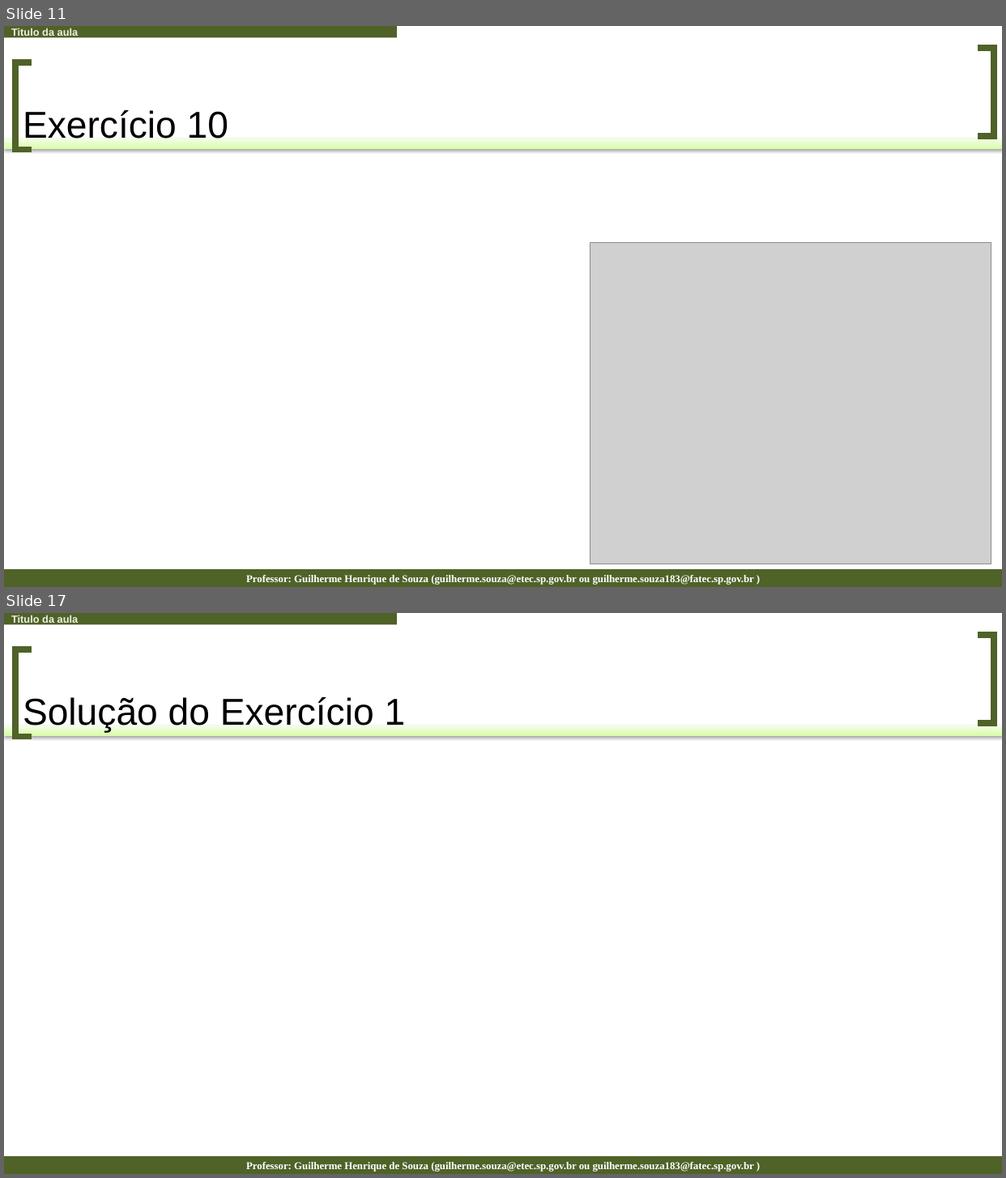
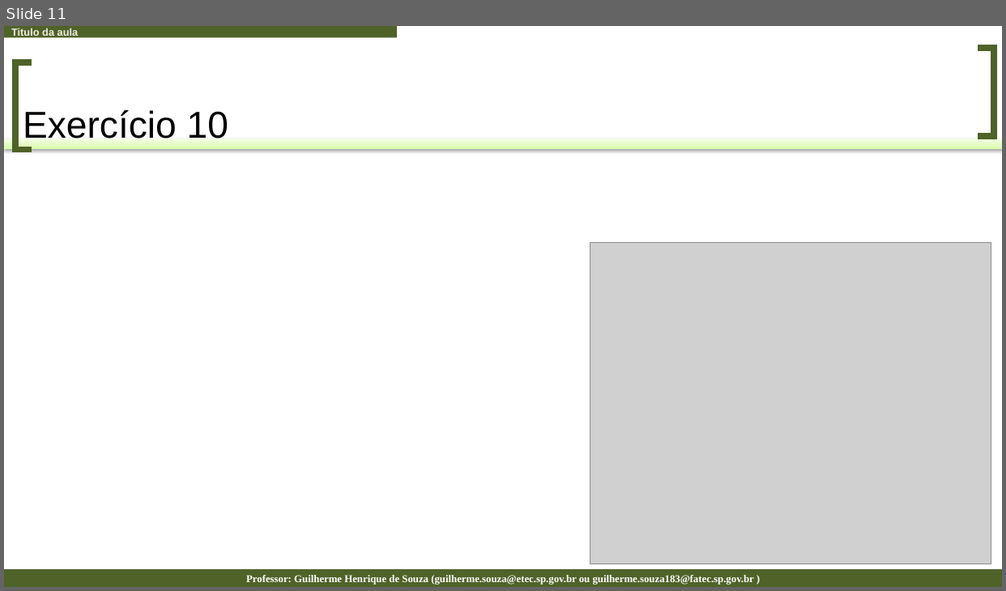
Before and after one commit to guilhermehsouza/AulaReact, a slide deck: Aula 06 - Estudo de Estados no React - Parte 3 - Exercícios.pptx. Shown one above the other, each under a label of ours: slides 11 and 17 before the commit, slide 11 after it; the slides between them are not shown. The pictures are 1006x1178 and 1006x591 pixels, drawn with LibreOffice and Linux fonts; fonts in the diff are those of the drawing; grey boxes stand for pictures. Boxes give left, top, right and bottom in pixels: in the first picture for what was removed or moved away, otherwise in the second. Text is boxed around its words. In the diff, an @@ line names an element or a change of style, - is before the commit and + after.

```diff
--- a/Aula 06 - Estudo de Estados no React - Parte 3 - Exercícios.pptx
+++ b/Aula 06 - Estudo de Estados no React - Parte 3 - Exercícios.pptx
@@ slide 17 removed at <box>4,613,1002,1174</box>, background #FFFFFF; not listed: 5 template elements that a slide beside it also shows @@
@@ title removed at <box>23,697,406,733</box> @@
-Solução do Exercício 1
```
Also in this commit, not shown: 2 slides added, 5 other slides removed, 6 other files.
